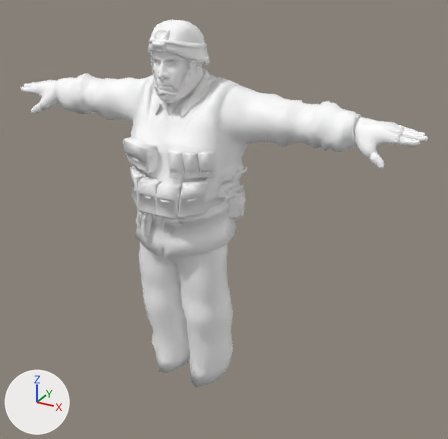
The FBX model Content/Guy/Character/SK_Guy.fbx: old version first, new version second.
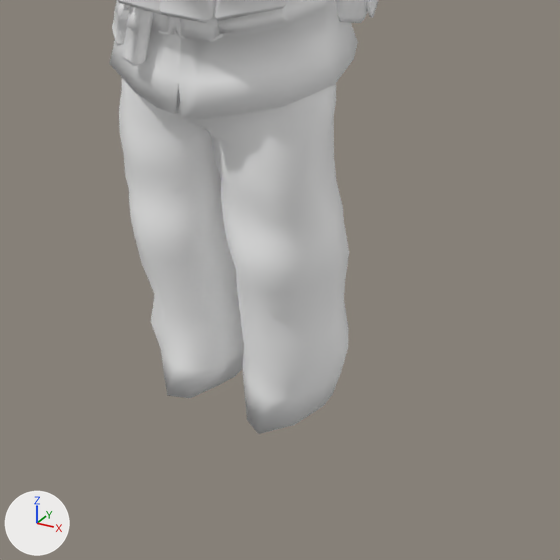
Each version appears first whole from a 50 mm lens placed at (1.683, -2.639, 2.525), pointed at (0.173, 0.106, 1.152), and next in a close-up on the part from 20% to 71% of the width and 48% to 100% of the height. Arrows for +X, +Y and +Z are at lower left; the lights stay in place. Where no turn or scale is listed for an object, it has been applied to the vertices.

Names of what the first close-up shows: 'Bottoms', 'Tops'.
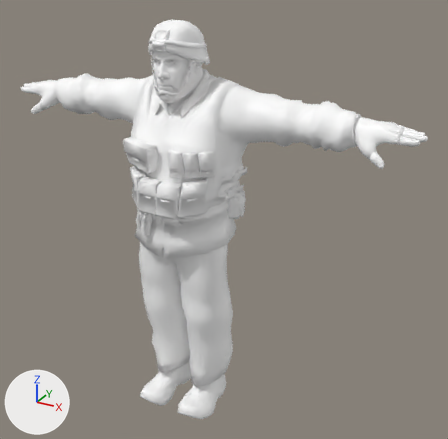
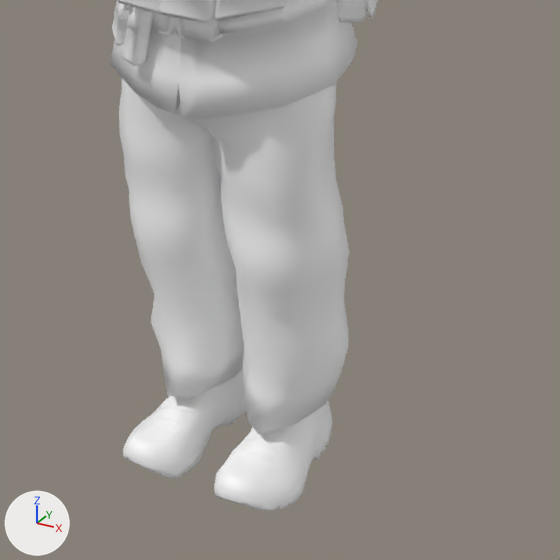
Where the change shows, as pixel boxes (x1, y1, x2, y2) in the close-ups (560 x 560 px):
'Shoes', shown
    after: (123, 369, 333, 511)

The change, as a list of edits to the scene's bpy script:
```text
Change ob_shoes:
    remove ob_shoes.hide_viewport = True
    ob_shoes.rotation_euler: (0.0, 0.0, 0.0) -> (1.571, 0.0, 0.0)  # degrees (0, 0, 0) -> degrees (90, 0, 0)
    ob_shoes.scale: (1.0, 1.0, 1.0) -> (0.01, 0.01, 0.01)
```
